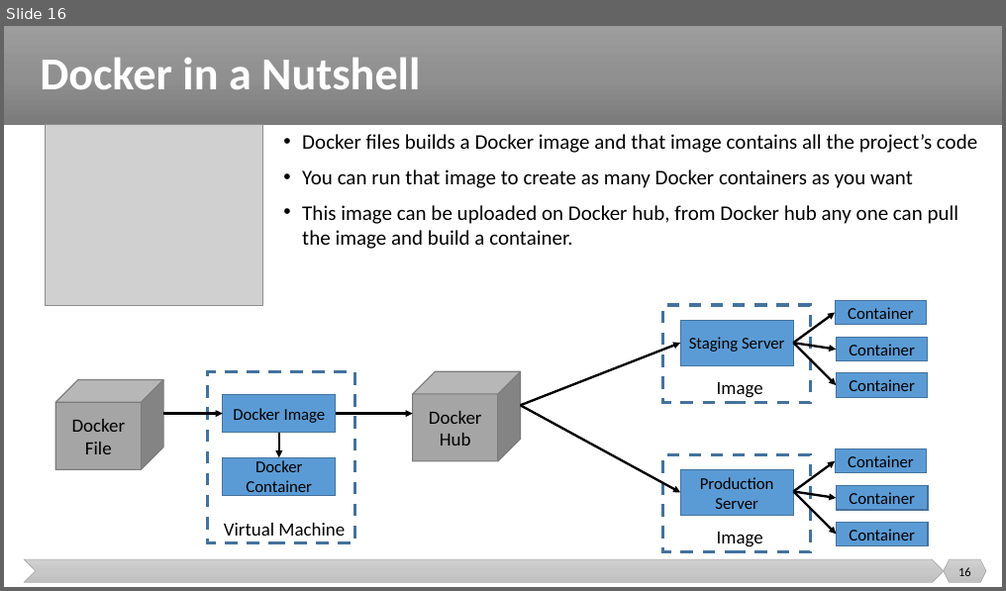
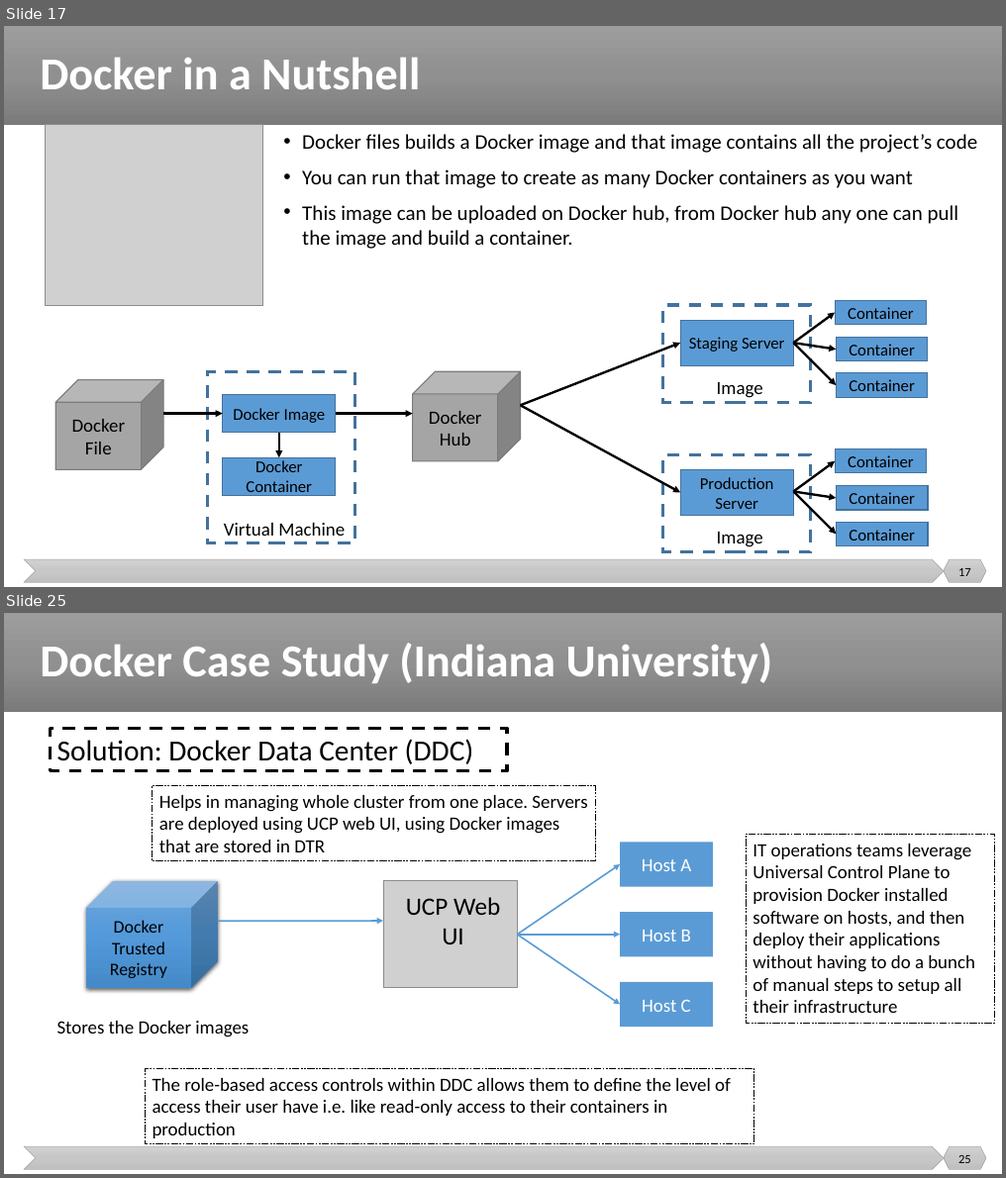
Before and after one commit to malenezi/malenezi, a slide deck: SE489/Lectures/4-Containerization/Containerization.pptx. Shown one above the other, each under a label of ours: slide 16 before the commit, slides 17 and 25 after it; the slides between them are not shown. The pictures are 1006x591 and 1006x1178 pixels, drawn with LibreOffice and Linux fonts; fonts in the diff are those of the drawing; grey boxes stand for pictures. Boxes give left, top, right and bottom in pixels: in the first picture for what was removed or moved away, otherwise in the second. Text is boxed around its words. In the diff, an @@ line names an element or a change of style, - is before the commit and + after.

```diff
--- a/SE489/Lectures/4-Containerization/Containerization.pptx
+++ b/SE489/Lectures/4-Containerization/Containerization.pptx
@@ slide 25 added at [4,613,1002,1174], background #FFFFFF; not listed: 3 template elements that a slide beside it also shows @@
@@ title added at [40,643,773,683], 44 pt, text #FFFFFF, bold @@
+Docker Case Study (Indiana University)
@@ rectangle added at [50,728,507,771], outline #000000 3 pt dashed, 28 pt, text #000000 @@
+Solution: Docker Data Center (DDC)
@@ rectangle added at [152,786,596,861], outline #000000 0.75 pt dashed, 18 pt, text #000000 @@
+Helps in managing whole cluster from one place. Servers are deployed using UCP web UI, using Docker images that are stored in DTR
@@ rectangle added at [620,842,713,887], fill #5B9BD5, 18 pt, text #FFFFFF @@
+Host A
@@ rectangle added at [746,835,995,1023], outline #000000 0.75 pt dashed, 18 pt, text #000000 @@
+IT operations teams leverage Universal Control Plane to provision Docker installed software on hosts, and then deploy their applications without having to do a bunch of manual steps to setup all their infrastructure
@@ arrow added from (518, 935) to (620, 864), #5B9BD5 1.5 pt @@
@@ cube added at [86,881,218,988], fill gradient #71A6DB to #559BDB to #448ACA, 17 pt, text #000000 @@
+Docker Trusted Registry
@@ picture added at [383,881,518,988] @@
@@ text added at [406,897,500,945], 24 pt, text #000000 @@
+UCP Web UI
@@ arrow added from (218, 922) to (383, 921), #5B9BD5 1.5 pt @@
@@ arrow added from (518, 935) to (620, 935), #5B9BD5 1.5 pt @@
@@ arrow added from (518, 935) to (620, 1004), #5B9BD5 1.5 pt @@
@@ rectangle added at [620,912,713,958], fill #5B9BD5, 18 pt, text #FFFFFF @@
+Host B
@@ rectangle added at [620,982,713,1027], fill #5B9BD5, 18 pt, text #FFFFFF @@
+Host C
@@ text added at [57,1021,249,1038], 18 pt, text #000000 @@
+Stores the Docker images
@@ rectangle added at [145,1069,754,1145], outline #000000 0.75 pt dashed, 18 pt, text #000000 @@
+The role-based access controls within DDC allows them to define the level of access their user have i.e. like read-only access to their containers in production
@@ page number added at [958,1156,971,1163], 12 pt, text #000000 @@
+25
@@ what was slide 16 is now slide 17 @@
@@ page number at [958,569,971,576]: text changed @@
-16
+17
```
Also in this commit, not shown: 17 other slides added.
